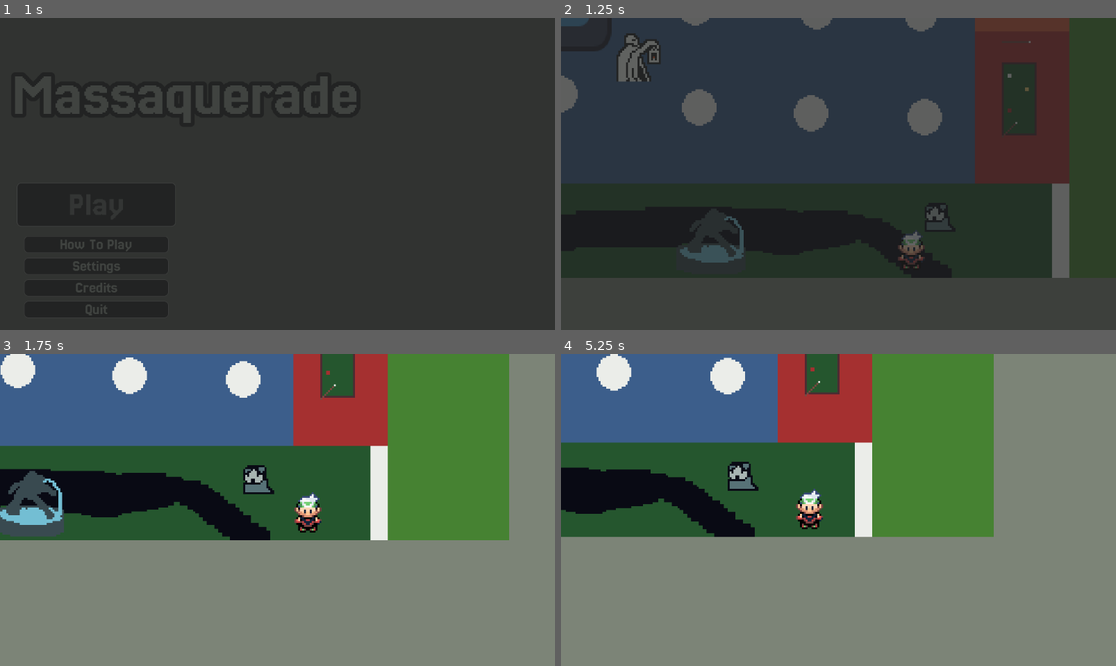
Above: before the commit, frames 1-4 (two rows, left to right).
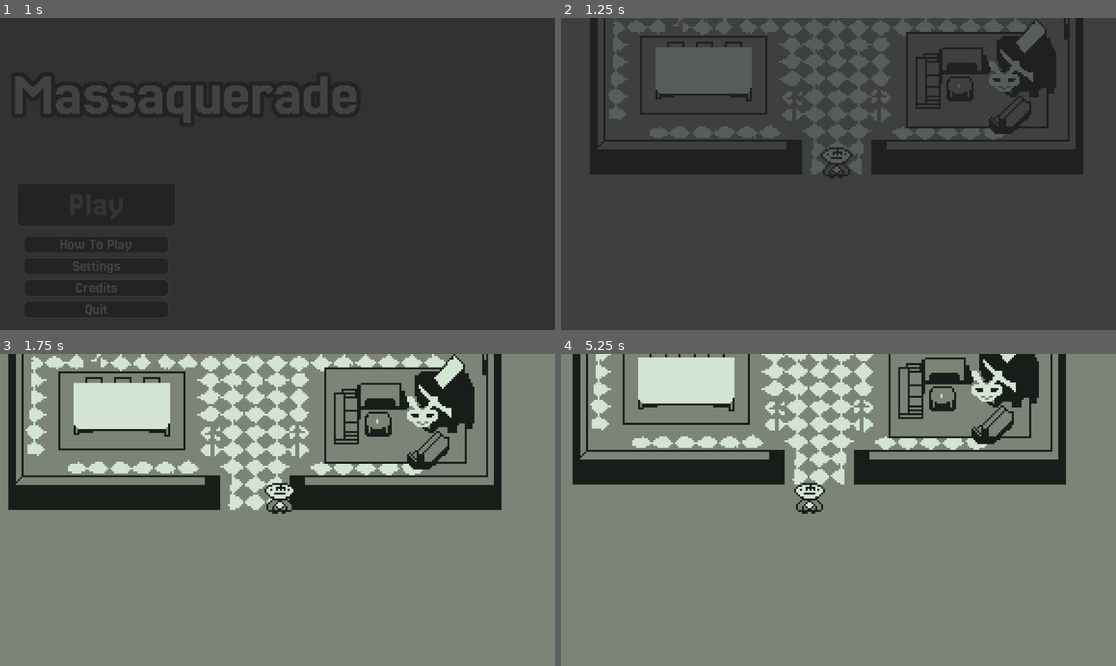
Above: after the commit, the same moments.

Repository: Rat-Haven-Studios/melon-jam-2025
Game: Godot game, scene res://1-main/Main.tscn
Same seed, same stepped clock (60 frames per second), same inputs: the game is played once before the commit and once after it. The engine's default icon, where the game draws it, is replaced by a stand-in: a white triangle on a blue panel in a dark square. Sound files missing from this copy of the repository are replaced by a short silence.
Inputs (mouse positions are in pixels of both pictures, inside the frame that each line leads up to):
- Up to frame 1 (1 s): click "Play" at 0.5 s
- Up to frame 2 (1.25 s): no input
- Up to frame 3 (1.75 s): move the mouse to (399, 494) at 1.27 s; hold D (right) from 1.28 s (still down); hold Space (alternate) from 1.28 s (still down); click (399, 494) at 1.42 s
- Up to frame 4 (5.25 s): move the mouse to (727, 525) at 2.02 s; release D (right) at 2.03 s; release Space (alternate) at 2.03 s; hold S (down) 2.03-2.78 s; tap Z (interact) at 2.1, 3.6, 5.1 s; move the mouse to (894, 441) at 2.77 s; hold D (right) 2.78-3.53 s; hold Space (alternate) 2.78-3.53 s; move the mouse to (810, 572) at 3.52 s; hold W (up) 3.53-4.28 s; click (810, 572) at 3.67 s; move the mouse to (1005, 556) at 4.27 s; hold Space (alternate) 4.28-5.03 s; hold A (left) from 4.28 s (still down); move the mouse to (672, 463) at 5.02 s

Frame 1 is identical in both runs. In frame 2, 53% of the frame differs, in the area x 0-95%, y 0-84%; in frame 3, 52%; in frame 4, 47%.

Commit message:
Changed Sprites and added blocks

Diff:
--- a/4-objects/0-character/Character.tscn
+++ b/4-objects/0-character/Character.tscn
@@ -1,7 +1,7 @@
 [gd_scene load_steps=5 format=3 uid="uid://ess0lyyqlkgy"]
 
 [ext_resource type="Script" uid="uid://122mf68ayfjx" path="res://4-objects/0-character/character.gd" id="1_l8ec2"]
-[ext_resource type="Texture2D" uid="uid://bbshiik2f0ccb" path="res://0-assets/sprites/character/PLACEHOLDER.png" id="2_tagg6"]
+[ext_resource type="Texture2D" uid="uid://wj76csxjivf0" path="res://0-assets/sprites/character/Placeholder Man.png" id="2_hpm3x"]
 [ext_resource type="PackedScene" uid="uid://pqx6itiibjs" path="res://5-component/interactions/InteractComponent/InteractComponent.tscn" id="3_hpm3x"]
 
 [sub_resource type="RectangleShape2D" id="RectangleShape2D_gbt3e"]
@@ -9,13 +9,24 @@
 
 [node name="Character" type="CharacterBody2D" groups=["Player"]]
 script = ExtResource("1_l8ec2")
+BASE_SPEED = 90
+WALKING_STAIRS_SPEED = 50
 
 [node name="CollisionShape2D" type="CollisionShape2D" parent="."]
-position = Vector2(0, 1)
+position = Vector2(0, -6)
 shape = SubResource("RectangleShape2D_gbt3e")
 
 [node name="Sprite2D" type="Sprite2D" parent="."]
 position = Vector2(0, -6)
-texture = ExtResource("2_tagg6")
+texture = ExtResource("2_hpm3x")
 
 [node name="InteractComponent" parent="." instance=ExtResource("3_hpm3x")]
+position = Vector2(0, -6)
+
+[node name="StairsDetector" type="Area2D" parent="."]
+collision_layer = 4
+collision_mask = 4
+
+[node name="CollisionShape2D" type="CollisionShape2D" parent="StairsDetector"]
+position = Vector2(0, -6)
+shape = SubResource("RectangleShape2D_gbt3e")
--- a/4-objects/0-character/character.gd
+++ b/4-objects/0-character/character.gd
@@ -2,7 +2,10 @@
 
 
 var currState = STATE.WALKING
-@export var BASE_SPEED: int = 5
+@onready var seekingStairs: Area2D = $StairsDetector
+@export var BASE_SPEED: int
+@export var WALKING_STAIRS_SPEED: int
+var currSpeed: int
 @onready var interactionComponent = $InteractComponent
 
 enum STATE {
@@ -10,10 +13,21 @@
 	TALKING
 }
 
+
+
 func _ready() -> void:
 	Data.player = self
+	currSpeed = BASE_SPEED
+	seekingStairs.area_entered.connect(onStairsEntered)
+	seekingStairs.area_exited.connect(onStairsExited)
 	pass
-	# initialize talked to array
+
+
+# initialize talked to array
+func onStairsEntered(area):
+	currSpeed = WALKING_STAIRS_SPEED
+func onStairsExited(area):
+	currSpeed = BASE_SPEED
 
 # Called every frame. 'delta' is the elapsed time since the previous frame.
 func _process(delta: float) -> void:
@@ -26,7 +40,7 @@
 func processMovement():
 	var movement_vector: Vector2 = get_movement_vector()
 	var direction: Vector2 = movement_vector.normalized()
-	self.velocity = direction * self.BASE_SPEED
+	self.velocity = direction * self.currSpeed
 
 func get_movement_vector() -> Vector2:
 	var x_movement = Input.get_action_strength("right") - Input.get_action_strength("left")
--- a/4-objects/1-npc/bandit-king/BanditKing.tscn
+++ b/4-objects/1-npc/bandit-king/BanditKing.tscn
@@ -1,21 +1,21 @@
 [gd_scene load_steps=7 format=3 uid="uid://cqookot7nrslv"]
 
 [ext_resource type="Script" uid="uid://damfr37ihfiqh" path="res://4-objects/1-npc/bandit-king/bandit-king.gd" id="1_v4bx4"]
-[ext_resource type="Texture2D" uid="uid://bpfs2iqi65km5" path="res://0-assets/sprites/Mono Knight.png" id="1_vgh3i"]
 [ext_resource type="PackedScene" uid="uid://0w1aiel064xo" path="res://5-component/interactions/interact-receiver/InteractReceiverComponent.tscn" id="2_m8it2"]
+[ext_resource type="Texture2D" uid="uid://0i62n2t7xago" path="res://0-assets/sprites/bunnyman_overworld.png" id="3_m8it2"]
 
 [sub_resource type="RectangleShape2D" id="RectangleShape2D_0r2yv"]
-size = Vector2(15, 16)
+size = Vector2(12, 10)
 
-[sub_resource type="AtlasTexture" id="AtlasTexture_hs422"]
-atlas = ExtResource("1_vgh3i")
-region = Rect2(256, 0, 32, 32)
+[sub_resource type="AtlasTexture" id="AtlasTexture_0r2yv"]
+atlas = ExtResource("3_m8it2")
+region = Rect2(0, 0, 16, 16)
 
 [sub_resource type="SpriteFrames" id="SpriteFrames_beadx"]
 animations = [{
 "frames": [{
 "duration": 1.0,
-"texture": SubResource("AtlasTexture_hs422")
+"texture": SubResource("AtlasTexture_0r2yv")
 }],
 "loop": true,
 "name": &"default",
@@ -27,7 +27,7 @@
 metadata/_custom_type_script = "uid://c1k2t3oaljnp8"
 
 [node name="CollisionShape2D" type="CollisionShape2D" parent="."]
-position = Vector2(-1.5, 4)
+position = Vector2(0, 1)
 shape = SubResource("RectangleShape2D_0r2yv")
 
 [node name="InteractReceiverComponent" parent="." instance=ExtResource("2_m8it2")]
@@ -35,5 +35,4 @@
 interactString = "Hawk Tuah!"
 
 [node name="AnimatedSprite2D" type="AnimatedSprite2D" parent="."]
-position = Vector2(6, -2)
 sprite_frames = SubResource("SpriteFrames_beadx")
--- a/4-objects/2-level/FIRST_LEVEL.tscn
+++ b/4-objects/2-level/FIRST_LEVEL.tscn
@@ -1,22 +1,44 @@
-[gd_scene load_steps=7 format=3 uid="uid://btyikl70k86w6"]
+[gd_scene load_steps=16 format=3 uid="uid://btyikl70k86w6"]
 
-[ext_resource type="Texture2D" uid="uid://dtv0iqfxnymma" path="res://0-assets/sprites/world/Quick Blueprint.png" id="1_4jqpd"]
 [ext_resource type="Script" path="res://4-objects/2-level/first_level.gd" id="1_jry3e"]
+[ext_resource type="Texture2D" uid="uid://cp7s1u6psl4q5" path="res://0-assets/sprites/mansion_interior.png" id="2_jry3e"]
 [ext_resource type="Script" uid="uid://ko5yay6dida1" path="res://4-objects/2-level/camera_2d.gd" id="2_wl7ar"]
-[ext_resource type="PackedScene" uid="uid://bh6ui0y41adib" path="res://4-objects/justaguy.tscn" id="3_4qvpp"]
 [ext_resource type="PackedScene" uid="uid://ess0lyyqlkgy" path="res://4-objects/0-character/Character.tscn" id="3_qj1of"]
 [ext_resource type="PackedScene" uid="uid://cqookot7nrslv" path="res://4-objects/1-npc/bandit-king/BanditKing.tscn" id="4_07xkt"]
+[ext_resource type="PackedScene" uid="uid://bjfxc3u1h0mrx" path="res://4-objects/zones/wall.tscn" id="6_4qvpp"]
+[ext_resource type="PackedScene" uid="uid://b87vnv5gfl6w1" path="res://4-objects/zones/stairs.tscn" id="7_qflod"]
+
+[sub_resource type="RectangleShape2D" id="RectangleShape2D_4qvpp"]
+size = Vector2(19.155083, 22.027313)
+
+[sub_resource type="RectangleShape2D" id="RectangleShape2D_qflod"]
+size = Vector2(19.155079, 22.027313)
+
+[sub_resource type="RectangleShape2D" id="RectangleShape2D_02hsu"]
+size = Vector2(1.4801798, 286.43884)
+
+[sub_resource type="RectangleShape2D" id="RectangleShape2D_igri3"]
+size = Vector2(42.141174, 22.027313)
+
+[sub_resource type="RectangleShape2D" id="RectangleShape2D_urky6"]
+size = Vector2(6.878421, 61.339245)
+
+[sub_resource type="RectangleShape2D" id="RectangleShape2D_scqml"]
+size = Vector2(6.7478175, 55.926884)
+
+[sub_resource type="RectangleShape2D" id="RectangleShape2D_tw45h"]
+size = Vector2(24, 43)
+
+[sub_resource type="RectangleShape2D" id="RectangleShape2D_2rcib"]
+size = Vector2(52, 40.5)
 
 [node name="Level" type="Node2D"]
 script = ExtResource("1_jry3e")
 
 [node name="Sprite2D" type="Sprite2D" parent="."]
 position = Vector2(256, 256)
-texture = ExtResource("1_4jqpd")
-
-[node name="Justaguy" parent="." instance=ExtResource("3_4qvpp")]
-position = Vector2(176, 348)
-scale = Vector2(-0.55427706, 0.6577298)
+scale = Vector2(0.1, 0.1)
+texture = ExtResource("2_jry3e")
 
 [node name="Camera2D" type="Camera2D" parent="."]
 position = Vector2(259, 383)
@@ -24,8 +46,135 @@
 script = ExtResource("2_wl7ar")
 
 [node name="Character" parent="." instance=ExtResource("3_qj1of")]
-position = Vector2(367, 498)
+position = Vector2(256, 384)
+scale = Vector2(0.9921745, 1)
 BASE_SPEED = 90
+WALKING_STAIRS_SPEED = 60
 
 [node name="BanditKing" parent="." instance=ExtResource("4_07xkt")]
-position = Vector2(224, 396)
+position = Vector2(343, 333)
+
+[node name="All Walls" type="Node2D" parent="."]
+
+[node name="Wall" parent="All Walls" instance=ExtResource("6_4qvpp")]
+position = Vector2(183.00002, 375.00003)
+rotation = 3.1415927
+scale = Vector2(5.7426033, 0.8314423)
+
+[node name="CollisionShape2D" type="CollisionShape2D" parent="All Walls/Wall"]
+position = Vector2(-1.6359039e-07, 8.34465e-06)
+scale = Vector2(0.9999999, 0.9999998)
+shape = SubResource("RectangleShape2D_4qvpp")
+
+[node name="Wall2" parent="All Walls" instance=ExtResource("6_4qvpp")]
+position = Vector2(329, 375.00003)
+rotation = -3.1415925
+scale = Vector2(5.7426033, 0.8314423)
+
+[node name="CollisionShape2D" type="CollisionShape2D" parent="All Walls/Wall2"]
+position = Vector2(0, 3.0517578e-05)
+scale = Vector2(0.9999999, 0.9999998)
+shape = SubResource("RectangleShape2D_qflod")
+
+[node name="Wall3" parent="All Walls" instance=ExtResource("6_4qvpp")]
+position = Vector2(380.00003, 265.00003)
+rotation = -3.1415925
+scale = Vector2(5.7426033, 0.8314423)
+
+[node name="CollisionShape2D" type="CollisionShape2D" parent="All Walls/Wall3"]
+position = Vector2(-2.1194733e-06, 3.1471252e-05)
+scale = Vector2(0.9999999, 0.9999998)
+shape = SubResource("RectangleShape2D_02hsu")
+
+[node name="Wall4" parent="All Walls" instance=ExtResource("6_4qvpp")]
+position = Vector2(131.99998, 265.00003)
+rotation = -3.1415925
+scale = Vector2(5.7426033, 0.8314423)
+
+[node name="CollisionShape2D" type="CollisionShape2D" parent="All Walls/Wall4"]
+position = Vector2(3.3676624e-06, -9.536743e-07)
+scale = Vector2(0.9999999, 0.9999998)
+shape = SubResource("RectangleShape2D_02hsu")
+
+[node name="Wall5" parent="All Walls" instance=ExtResource("6_4qvpp")]
+position = Vector2(253.00003, 162.00005)
+rotation = -3.1415925
+scale = Vector2(5.7426033, 0.8314423)
+
+[node name="CollisionShape2D" type="CollisionShape2D" parent="All Walls/Wall5"]
+position = Vector2(-0.52240753, 4.5776367e-05)
+scale = Vector2(0.9999999, 0.9999998)
+shape = SubResource("RectangleShape2D_igri3")
+
+[node name="Wall6" parent="All Walls" instance=ExtResource("6_4qvpp")]
+position = Vector2(301.00003, 242)
+rotation = -3.1415925
+scale = Vector2(5.7426033, 0.8314423)
+
+[node name="CollisionShape2D" type="CollisionShape2D" parent="All Walls/Wall6"]
+position = Vector2(4.377216e-06, 1.8397588e-05)
+scale = Vector2(0.9999999, 0.9999998)
+shape = SubResource("RectangleShape2D_urky6")
+
+[node name="Wall7" parent="All Walls" instance=ExtResource("6_4qvpp")]
+position = Vector2(211.00002, 242)
+rotation = -3.1415925
+scale = Vector2(5.7426033, 0.8314423)
+
+[node name="CollisionShape2D" type="CollisionShape2D" parent="All Walls/Wall7"]
+position = Vector2(4.377216e-06, 1.8397588e-05)
+scale = Vector2(0.9999999, 0.9999998)
+shape = SubResource("RectangleShape2D_urky6")
+
+[node name="Wall8" parent="All Walls" instance=ExtResource("6_4qvpp")]
+position = Vector2(149.00002, 241.99998)
+rotation = -3.1415925
+scale = Vector2(5.7426033, 0.8314423)
+
+[node name="CollisionShape2D" type="CollisionShape2D" parent="All Walls/Wall8"]
+position = Vector2(0.06530762, -2.7061462)
+scale = Vector2(0.9999999, 0.9999998)
+shape = SubResource("RectangleShape2D_scqml")
+
+[node name="Wall9" parent="All Walls" instance=ExtResource("6_4qvpp")]
+position = Vector2(366.00003, 240.99998)
+rotation = -3.1415925
+scale = Vector2(5.7426033, 0.8314423)
+
+[node name="CollisionShape2D" type="CollisionShape2D" parent="All Walls/Wall9"]
+position = Vector2(0.06530762, -2.7061462)
+scale = Vector2(0.9999999, 0.9999998)
+shape = SubResource("RectangleShape2D_scqml")
+
+[node name="All Stairs" type="Node2D" parent="."]
+position = Vector2(256, 162.00002)
+rotation = -3.1415925
+scale = Vector2(5.742603, 0.8314422)
+
+[node name="Stairs2" parent="All Stairs" instance=ExtResource("7_qflod")]
+position = Vector2(-13.408558, -109.44835)
+rotation = 3.1415915
+scale = Vector2(0.17413707, 1.2027295)
+
+[node name="CollisionShape2D" type="CollisionShape2D" parent="All Stairs/Stairs2"]
+shape = SubResource("RectangleShape2D_tw45h")
+debug_color = Color(0, 0.78431374, 0.6039216, 0.41960785)
+
+[node name="Stairs" parent="All Stairs" instance=ExtResource("7_qflod")]
+position = Vector2(13.234415, -109.44838)
+rotation = 3.1415915
+scale = Vector2(0.17413707, 1.2027295)
+
+[node name="CollisionShape2D" type="CollisionShape2D" parent="All Stairs/Stairs"]
+shape = SubResource("RectangleShape2D_tw45h")
+debug_color = Color(0, 0.78431374, 0.6039216, 0.41960785)
+
+[node name="Stairs3" parent="All Stairs" instance=ExtResource("7_qflod")]
+position = Vector2(-3.8672842e-06, -102.23199)
+rotation = 3.1415915
+scale = Vector2(0.17413707, 1.2027295)
+
+[node name="CollisionShape2D" type="CollisionShape2D" parent="All Stairs/Stairs3"]
+position = Vector2(1.1148811e-06, 0)
+shape = SubResource("RectangleShape2D_2rcib")
+debug_color = Color(0, 0.78431374, 0.6039216, 0.41960785)
--- a/4-objects/justaguy.gd
+++ /dev/null
@@ -1,5 +0,0 @@
-extends CharacterBody2D
-
-func _process(_delta):
-	self.velocity = Vector2(0, 1).normalized() * 25
-	move_and_slide()
--- a/4-objects/justaguy.tscn
+++ /dev/null
@@ -1,15 +0,0 @@
-[gd_scene load_steps=4 format=3 uid="uid://bh6ui0y41adib"]
-
-[ext_resource type="Script" uid="uid://vdyvvygu18la" path="res://4-objects/justaguy.gd" id="1_xkp2d"]
-[ext_resource type="Texture2D" uid="uid://narp8ghcrk3f" path="res://0-assets/sprites/icon.svg" id="2_g55gx"]
-
-[sub_resource type="CircleShape2D" id="CircleShape2D_xkp2d"]
-
-[node name="Justaguy" type="CharacterBody2D"]
-script = ExtResource("1_xkp2d")
-
-[node name="CollisionShape2D" type="CollisionShape2D" parent="."]
-shape = SubResource("CircleShape2D_xkp2d")
-
-[node name="Sprite2D" type="Sprite2D" parent="CollisionShape2D"]
-texture = ExtResource("2_g55gx")
--- /dev/null
+++ b/4-objects/zones/stairs.tscn
@@ -0,0 +1,5 @@
+[gd_scene format=3 uid="uid://b87vnv5gfl6w1"]
+
+[node name="Stairs" type="Area2D"]
+collision_layer = 4
+collision_mask = 4
--- /dev/null
+++ b/4-objects/zones/wall.tscn
@@ -0,0 +1,3 @@
+[gd_scene format=3 uid="uid://bjfxc3u1h0mrx"]
+
+[node name="Wall" type="StaticBody2D"]
--- a/project.godot
+++ b/project.godot
@@ -77,6 +77,7 @@
 
 2d_physics/layer_1="world"
 2d_physics/layer_2="interactions"
+2d_physics/layer_3="stairs"
 
 [rendering]
 
Binary file added: 0-assets/sprites/bunnyman_overworld.png
Not shown, added: 0-assets/sprites/bunnyman_overworld.png.import
Binary file added: 0-assets/sprites/character/Placeholder Man.png
Not shown, added: 0-assets/sprites/character/Placeholder Man.png.import
Binary file added: 0-assets/sprites/mansion_interior.png
Not shown, added: 0-assets/sprites/mansion_interior.png.import
Not shown, removed: 4-objects/justaguy.gd.uid
